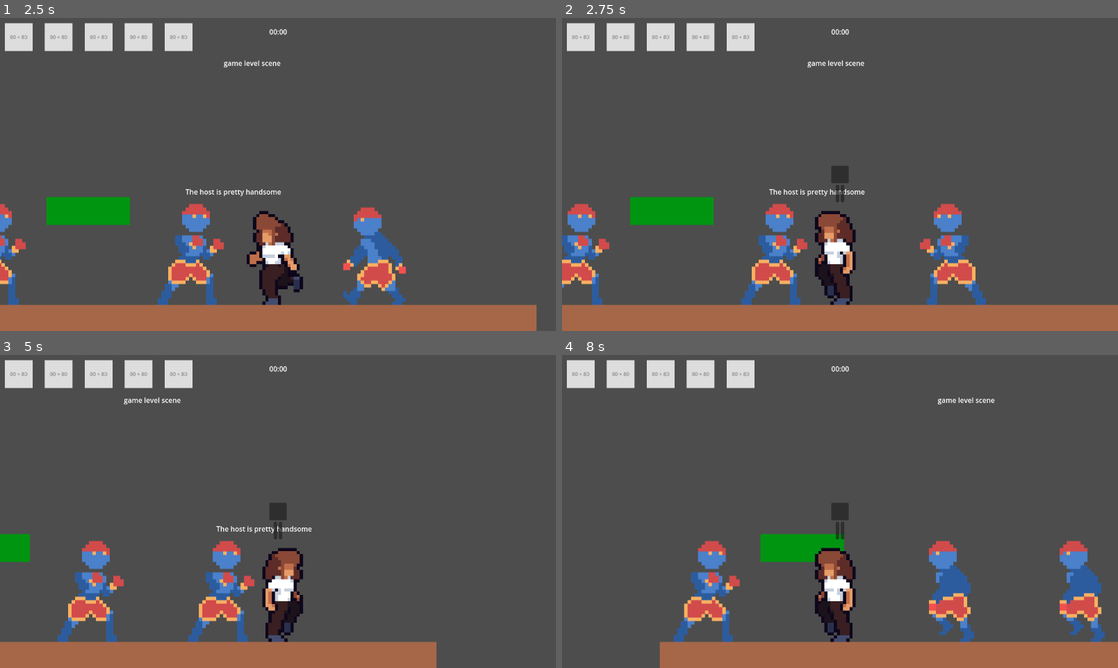
Above: before the commit, frames 1-4 (two rows, left to right).
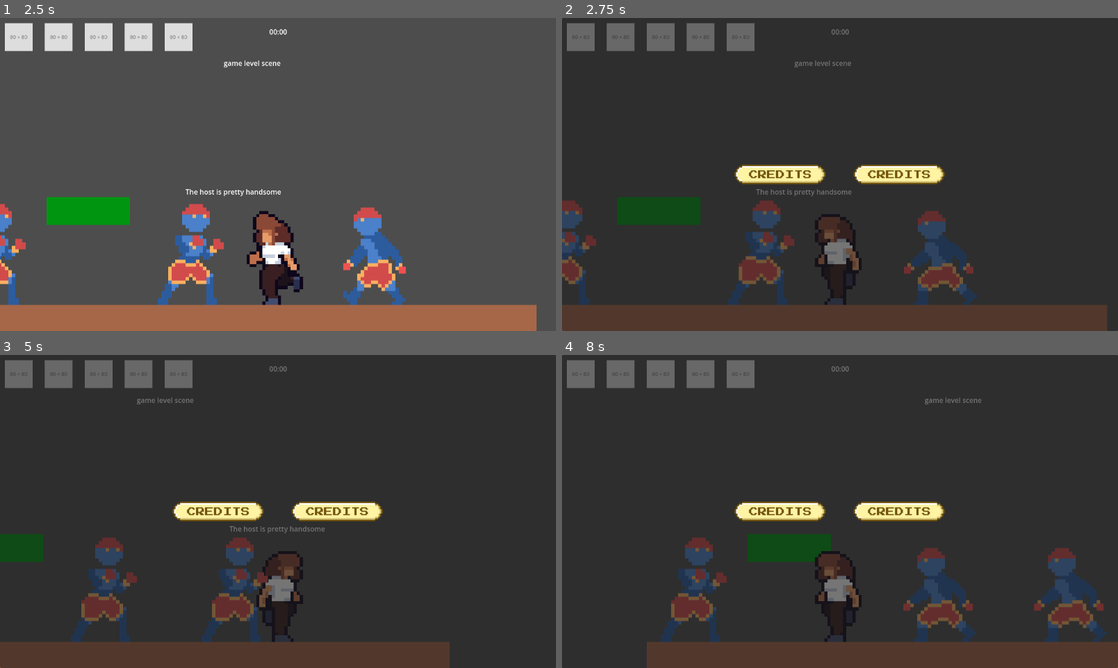
Above: after the commit, the same moments.

Repository: alexgaaranes/coss-gj-2025
Game: Godot game, scene res://levels/menu.tscn
Same seed, same stepped clock (60 frames per second), same inputs: the game is played once before the commit and once after it.
Inputs (mouse positions are in pixels of both pictures, inside the frame that each line leads up to; where the layout moved, square brackets give the same spot in the first picture):
- Up to frame 1 (2.5 s): click (278, 205) at 0.5 s; tap Enter (ui_accept) at 1.25, 1.52, 2.27 s; hold D (move_right) 1.28-2.03 s; tap Space (interact_food) at 1.35, 2.1 s; hold A (move_left) from 2.03 s (still down)
- Up to frame 2 (2.75 s): keep holding A (move_left)
- Up to frame 3 (5 s): release A (move_left) at 2.75 s; click (216, 511) [278, 530] at 2.75 s; hold D (move_right) from 3.53 s (still down); tap Space (interact_food) at 3.6, 4.35 s; tap Enter (ui_accept) at 4.52 s
- Up to frame 4 (8 s): release D (move_right) at 5 s; click (901, 511) [840, 530] at 5 s; click (840, 542) at 5.75 s; hold A (move_left) from 6.53 s (still down); tap Space (interact_food) at 6.6, 7.35 s; tap Enter (ui_accept) at 6.77, 7.52 s

Frame 1 is identical in both runs. In frame 2, 99% of the frame differs, in the area x 0-100%, y 0-100%; in frame 3, 99%; in frame 4, 99%.

Commit message:
feat: Add pausing logic

Diff:
--- a/levels/game_level.tscn
+++ b/levels/game_level.tscn
@@ -13,6 +13,7 @@
 size = Vector2(128, 384)
 
 [node name="GameLevel" type="Node2D"]
+process_mode = 1
 
 [node name="Label" type="Label" parent="."]
 offset_left = 576.0
--- a/levels/menu.tscn
+++ b/levels/menu.tscn
@@ -1,12 +1,12 @@
 [gd_scene load_steps=8 format=3 uid="uid://5hdpe16uptb2"]
 
 [ext_resource type="Script" uid="uid://c580jk435tvls" path="res://scripts/level/menu.gd" id="1_cnlwo"]
-[ext_resource type="Texture2D" uid="uid://bf2g82gxlbhrs" path="res://assets/ui/start.png" id="2_6nun2"]
+[ext_resource type="Texture2D" uid="uid://bf2g82gxlbhrs" path="res://assets/ui/buttons/start.png" id="2_6nun2"]
 [ext_resource type="Texture2D" uid="uid://c1834i7wtb8bi" path="res://assets/ui/title.png" id="2_gbx6r"]
 [ext_resource type="Script" uid="uid://cnf1sn61h53sb" path="res://scripts/game/title_sprite.gd" id="3_bvm7p"]
-[ext_resource type="Texture2D" uid="uid://w6kmucc6aicl" path="res://assets/ui/credits_button.png" id="3_tbhb4"]
-[ext_resource type="Texture2D" uid="uid://bmkocp443ptnd" path="res://assets/ui/exit_button.png" id="4_sq0xk"]
-[ext_resource type="PackedScene" uid="uid://d24d6ji3uomxb" path="res://scenes/game/menu_parallax.tscn" id="7_tbhb4"]
+[ext_resource type="Texture2D" uid="uid://w6kmucc6aicl" path="res://assets/ui/buttons/credits_button.png" id="3_tbhb4"]
+[ext_resource type="Texture2D" uid="uid://bmkocp443ptnd" path="res://assets/ui/buttons/exit_button.png" id="4_sq0xk"]
+[ext_resource type="PackedScene" uid="uid://d24d6ji3uomxb" path="res://levels/menu_parallax.tscn" id="7_tbhb4"]
 
 [node name="Menu" type="Control"]
 layout_mode = 3
@@ -18,6 +18,7 @@
 script = ExtResource("1_cnlwo")
 
 [node name="CenterContainer" type="CenterContainer" parent="."]
+layout_mode = 0
 offset_left = 1.0
 offset_top = 139.0
 offset_right = 1279.0
--- a/scenes/game/game_logic.tscn
+++ b/scenes/game/game_logic.tscn
@@ -1,10 +1,11 @@
-[gd_scene load_steps=6 format=3 uid="uid://bxoh4feehd3jv"]
+[gd_scene load_steps=7 format=3 uid="uid://bxoh4feehd3jv"]
 
 [ext_resource type="Script" uid="uid://crn4pk3s2qx4r" path="res://scripts/game/hud.gd" id="1_7qq33"]
 [ext_resource type="Texture2D" uid="uid://ukrd730t4oj8" path="res://assets/tupperware_empty.png" id="1_8ovie"]
 [ext_resource type="Script" uid="uid://bcsua7gy1o8wy" path="res://scripts/game/game_logic.gd" id="1_idxpj"]
 [ext_resource type="Texture2D" uid="uid://dkw7328yhi2b2" path="res://assets/tupperware_half.png" id="3_s6cuu"]
 [ext_resource type="Texture2D" uid="uid://dx8vug7mtmax4" path="res://assets/tupperware_full.png" id="4_idxpj"]
+[ext_resource type="Texture2D" uid="uid://w6kmucc6aicl" path="res://assets/ui/buttons/credits_button.png" id="6_wjtsn"]
 
 [node name="GameLogic" type="Control"]
 layout_mode = 3
@@ -58,58 +59,62 @@
 horizontal_alignment = 1
 
 [node name="GameOverPanel" type="Panel" parent="HUD"]
-anchors_preset = 8
-anchor_left = 0.5
-anchor_top = 0.5
-anchor_right = 0.5
-anchor_bottom = 0.5
-offset_left = -20.0
-offset_top = -20.0
-offset_right = 20.0
-offset_bottom = 20.0
+anchors_preset = 15
+anchor_right = 1.0
+anchor_bottom = 1.0
+grow_horizontal = 2
+grow_vertical = 2
+size_flags_horizontal = 0
+
+[node name="CenterContainer" type="CenterContainer" parent="HUD/GameOverPanel"]
+layout_mode = 1
+anchors_preset = 15
+anchor_right = 1.0
+anchor_bottom = 1.0
 grow_horizontal = 2
 grow_vertical = 2
 
-[node name="ButtonContainer" type="HBoxContainer" parent="HUD/GameOverPanel"]
-layout_mode = 0
-offset_left = 10.0
-offset_top = 44.0
-offset_right = 30.0
-offset_bottom = 84.0
+[node name="ButtonContainer" type="HBoxContainer" parent="HUD/GameOverPanel/CenterContainer"]
+layout_mode = 2
+alignment = 1
 
-[node name="RestartButton" type="Button" parent="HUD/GameOverPanel/ButtonContainer"]
+[node name="RestartButton" type="TextureButton" parent="HUD/GameOverPanel/CenterContainer/ButtonContainer"]
+process_mode = 3
 layout_mode = 2
+texture_normal = ExtResource("6_wjtsn")
 
-[node name="ReturnButton" type="Button" parent="HUD/GameOverPanel/ButtonContainer"]
+[node name="ReturnButton" type="TextureButton" parent="HUD/GameOverPanel/CenterContainer/ButtonContainer"]
+process_mode = 3
 layout_mode = 2
+texture_normal = ExtResource("6_wjtsn")
 
 [node name="GameWinPanel" type="Panel" parent="HUD"]
-anchors_preset = 8
-anchor_left = 0.5
-anchor_top = 0.5
-anchor_right = 0.5
-anchor_bottom = 0.5
-offset_left = -20.0
-offset_top = -20.0
-offset_right = 20.0
-offset_bottom = 20.0
+anchors_preset = 15
+anchor_right = 1.0
+anchor_bottom = 1.0
 grow_horizontal = 2
 grow_vertical = 2
 
-[node name="ButtonContainer" type="HBoxContainer" parent="HUD/GameWinPanel"]
-layout_mode = 0
-offset_left = 10.0
-offset_top = 44.0
-offset_right = 50.0
-offset_bottom = 84.0
+[node name="CenterContainer" type="CenterContainer" parent="HUD/GameWinPanel"]
+layout_mode = 1
+anchors_preset = 15
+anchor_right = 1.0
+anchor_bottom = 1.0
+grow_horizontal = 2
+grow_vertical = 2
 
-[node name="RestartButton" type="Button" parent="HUD/GameWinPanel/ButtonContainer"]
+[node name="ButtonContainer" type="HBoxContainer" parent="HUD/GameWinPanel/CenterContainer"]
 layout_mode = 2
 
-[node name="ReturnButton" type="Button" parent="HUD/GameWinPanel/ButtonContainer"]
+[node name="RestartButton" type="TextureButton" parent="HUD/GameWinPanel/CenterContainer/ButtonContainer"]
 layout_mode = 2
+texture_normal = ExtResource("6_wjtsn")
 
-[connection signal="pressed" from="HUD/GameOverPanel/ButtonContainer/RestartButton" to="." method="_on_restart_button_pressed"]
-[connection signal="pressed" from="HUD/GameOverPanel/ButtonContainer/ReturnButton" to="." method="_on_return_button_pressed"]
-[connection signal="pressed" from="HUD/GameWinPanel/ButtonContainer/RestartButton" to="." method="_on_restart_button_pressed"]
-[connection signal="pressed" from="HUD/GameWinPanel/ButtonContainer/ReturnButton" to="." method="_on_return_button_pressed"]
+[node name="ReturnButton" type="TextureButton" parent="HUD/GameWinPanel/CenterContainer/ButtonContainer"]
+layout_mode = 2
+texture_normal = ExtResource("6_wjtsn")
+
+[connection signal="pressed" from="HUD/GameOverPanel/CenterContainer/ButtonContainer/RestartButton" to="." method="_on_restart_button_pressed"]
+[connection signal="pressed" from="HUD/GameOverPanel/CenterContainer/ButtonContainer/ReturnButton" to="." method="_on_return_button_pressed"]
+[connection signal="pressed" from="HUD/GameWinPanel/CenterContainer/ButtonContainer/RestartButton" to="." method="_on_restart_button_pressed"]
+[connection signal="pressed" from="HUD/GameWinPanel/CenterContainer/ButtonContainer/ReturnButton" to="." method="_on_return_button_pressed"]
--- a/scripts/game/game_logic.gd
+++ b/scripts/game/game_logic.gd
@@ -54,11 +54,14 @@
 	game_over = true
 	print("You won! Max points reached")
 	hud.show_game_win()
+	get_tree().paused = true
 
 func game_lost() -> void:
 	game_over = true
 	print("Game Over!")
 	hud.show_game_over()
+	get_tree().paused = true
+
 #uncomment this function for testing of winning condition
 #func test_points_sequence() -> void:
 	#var test_points = [0, 500, 1000, 1500, 2000, 2500, 3000, 3500, 4000, 4500, 5000]
@@ -68,7 +71,9 @@
 		#await get_tree().create_timer(1.0).timeout
 
 func _on_restart_button_pressed() -> void:
+	get_tree().paused = false
 	get_tree().reload_current_scene()
 
 func _on_return_button_pressed() -> void:
+	get_tree().paused = false
 	get_tree().change_scene_to_file("res://levels/menu.tscn")
Renamed: assets/ui/credits_button.png -> assets/ui/buttons/credits_button.png
Not shown, added: assets/ui/buttons/credits_button.png.import
Renamed: assets/ui/exit_button.png -> assets/ui/buttons/exit_button.png
Not shown, changed: assets/ui/buttons/exit_button.png.import
Renamed: assets/ui/start.png -> assets/ui/buttons/start.png
Not shown, changed: assets/ui/buttons/start.png.import
Binary file added: assets/ui/hud/bag.png
Not shown, changed: assets/ui/hud/bag.png.import
Renamed: scenes/game/menu_parallax.tscn -> levels/menu_parallax.tscn
